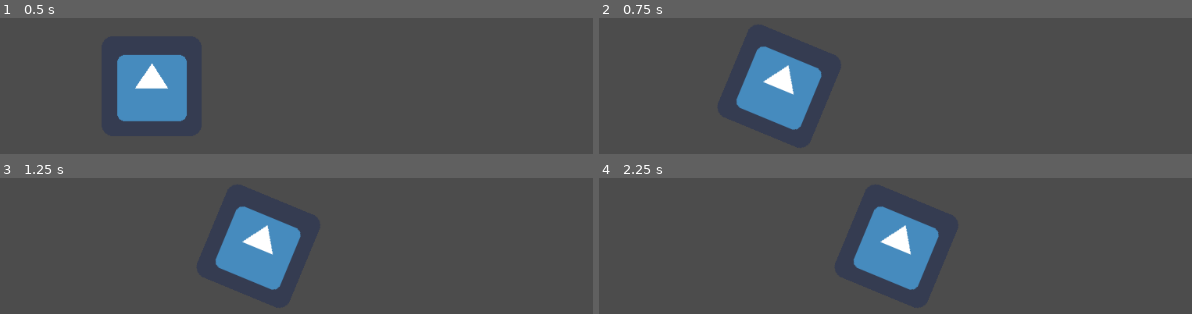
Above: before the commit, frames 1-4 (two rows, left to right).
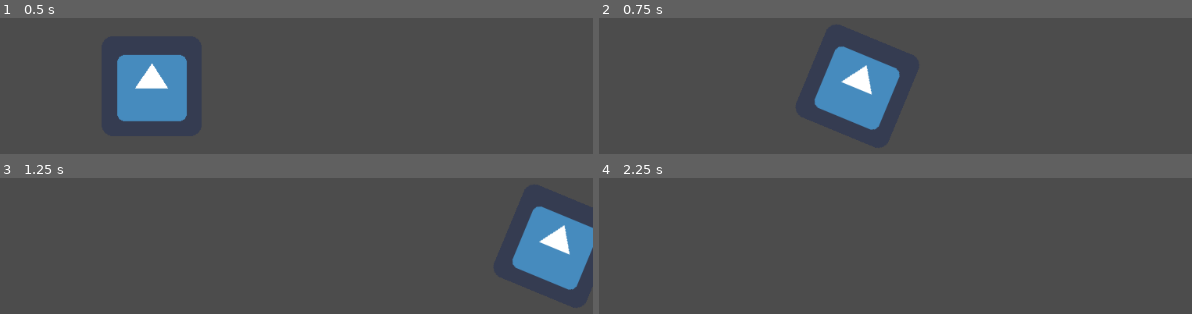
Above: after the commit, the same moments.

Repository: snowbillr/learning-godot
Game: Godot game, scene res://Main.tscn
Two runs of this game, one before a commit and one after it. Both use one fixed random seed, a clock stepped at 60 frames per second and the inputs below. The engine's default icon, where the game draws it, is replaced by a stand-in: a white triangle on a blue panel in a dark square.
Inputs:
- Up to frame 1 (0.5 s): no input
- Up to frame 2 (0.75 s): tap Enter at 0.5 s; hold Right (ui_right) from 0.53 s (still down); hold Shift (sprint) from 0.53 s (still down)
- Up to frame 3 (1.25 s): keep holding Right (ui_right); keep holding Shift (sprint)
- Up to frame 4 (2.25 s): release Right (ui_right) at 1.28 s; release Shift (sprint) at 1.28 s; hold Left (ui_left) 1.28-2.03 s; tap Shift (sprint) at 1.35 s; tap Space at 2 s; hold Right (ui_right) from 2.03 s (still down); hold Shift (sprint) from 2.03 s (still down)

Frame 1 is identical in both runs. In frame 2, 12% of the frame differs, in the area x 23-51%, y 20-83%; in frame 3, 11%; in frame 4, 5.8%.

Commit message:
tweaks

Diff:
--- a/fizzy/Main.tscn
+++ b/fizzy/Main.tscn
@@ -31,8 +31,9 @@
 
 [node name="sprint" type="Node" parent="Player/FSM"]
 script = ExtResource( 7 )
+speed = 800
 
 [node name="Timer" type="Timer" parent="Player/FSM/sprint"]
-wait_time = 0.5
+wait_time = 0.3
 one_shot = true
 [connection signal="timeout" from="Player/FSM/sprint/Timer" to="Player/FSM/sprint" method="_on_Timer_timeout"]
--- a/fizzy/idle.gd
+++ b/fizzy/idle.gd
@@ -10,8 +10,8 @@
     pass
 
 func _walking_trigger():
-    if Input.is_action_just_pressed("ui_left"):
+    if Input.is_action_pressed("ui_left"):
         return { "direction": Vector2.LEFT }
-    if Input.is_action_just_pressed("ui_right"):
+    if Input.is_action_pressed("ui_right"):
         return { "direction": Vector2.RIGHT }
     return null
--- a/fizzy/sprint.gd
+++ b/fizzy/sprint.gd
@@ -3,7 +3,7 @@
 var target
 var fsm: FizzyMachine
 
-var speed = 400
+export(int) var speed = 400
 var finished = false
 var direction
 
--- a/fizzy/walking.gd
+++ b/fizzy/walking.gd
@@ -3,7 +3,7 @@
 var target
 var fsm: FizzyMachine
 
-var speed = 200
+export(int) var speed = 200
 var direction
 
 func fizzy_enter(data) -> void:
@@ -35,6 +35,6 @@
     return null
 
 func _sprint_trigger():
-    if Input.is_action_just_pressed("sprint"):
+    if Input.is_action_pressed("sprint"):
         return direction
     return null
